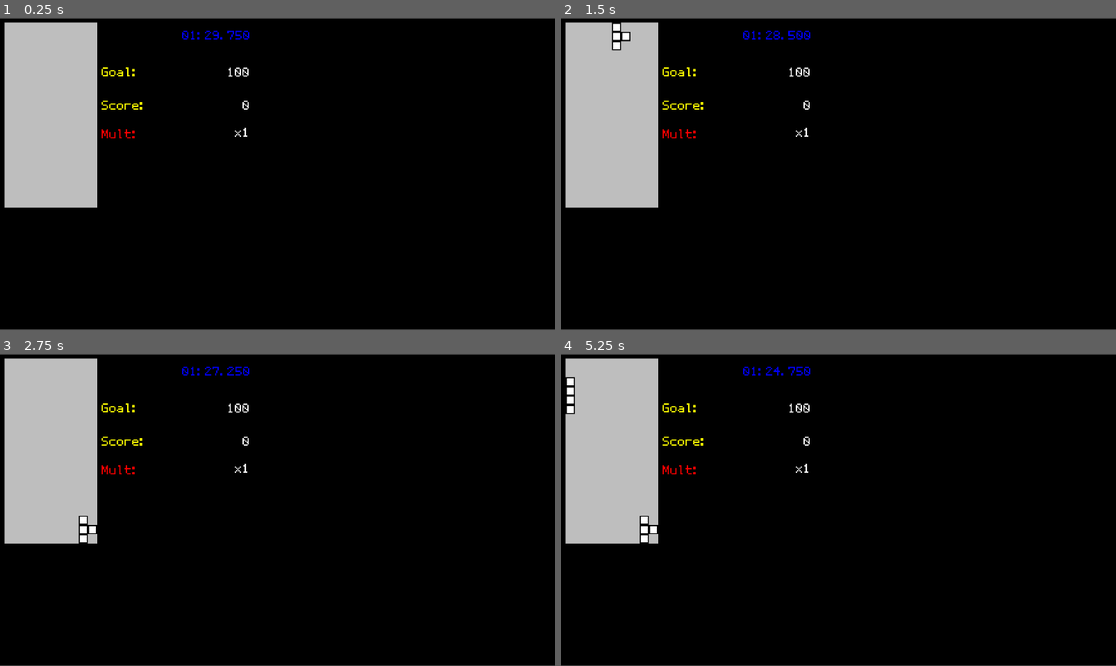
Above: before the commit, frames 1-4 (two rows, left to right).
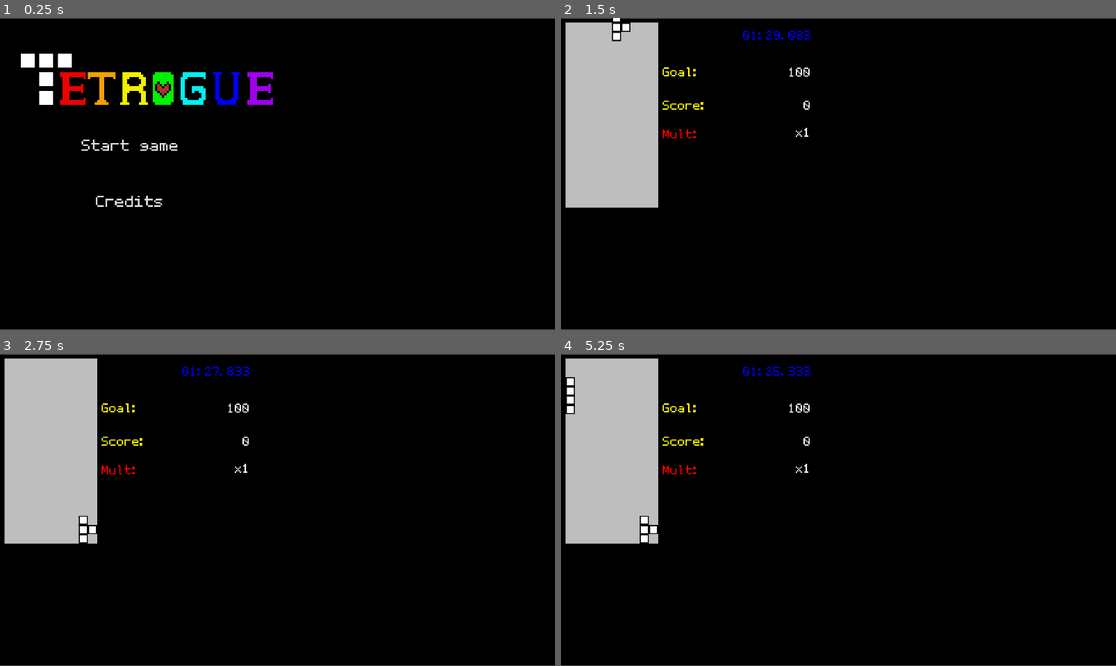
Above: after the commit, the same moments.

Repository: AsgerHB/create-jam-spring-2025
Game: Godot game, scene res://Scenes/Main Menu.tscn
Same seed, same stepped clock (60 frames per second), same inputs: the game is played once before the commit and once after it. Before the commit the project starts from res://Scenes/Run.tscn. Sound files missing from this copy of the repository are replaced by a short silence.
Inputs (mouse positions are in pixels of both pictures, inside the frame that each line leads up to):
- Up to frame 1 (0.25 s): no input
- Up to frame 2 (1.5 s): click (688, 145) at 0.5 s, where only the run after the commit has a clickable "Start game"; tap Enter at 1.25 s; hold Right (ui_right) from 1.28 s (still down)
- Up to frame 3 (2.75 s): release Right (ui_right) at 2.03 s; hold Space (slam_down) from 2.03 s (still down)
- Up to frame 4 (5.25 s): release Space (slam_down) at 2.78 s; hold Right (ui_right) 2.78-3.53 s; hold Up (ui_up) 3.53-4.28 s; hold Left (ui_left) from 4.28 s (still down)

The runs differ from the first frame. In frame 1, 12% of the frame differs, in the area x 0-50%, y 1-61%; in frame 2, 0.2%; in frame 3, less than 0.1%; in frame 4, less than 0.1%.

Commit message:
Random Godot UID change

Diff:
--- a/project.godot
+++ b/project.godot
@@ -11,7 +11,7 @@
 [application]
 
 config/name="Create Jam Spring 2025"
-run/main_scene="uid://ds3imwx25qavg"
+run/main_scene="uid://cx20x3knm431p"
 config/features=PackedStringArray("4.4", "Forward Plus")
 config/icon="res://icon.svg"
 
